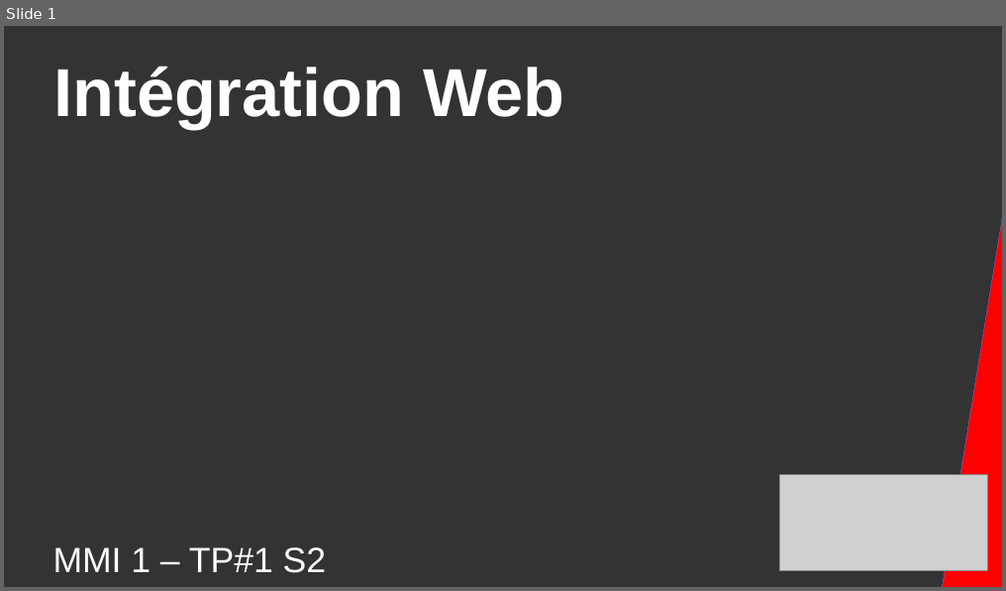
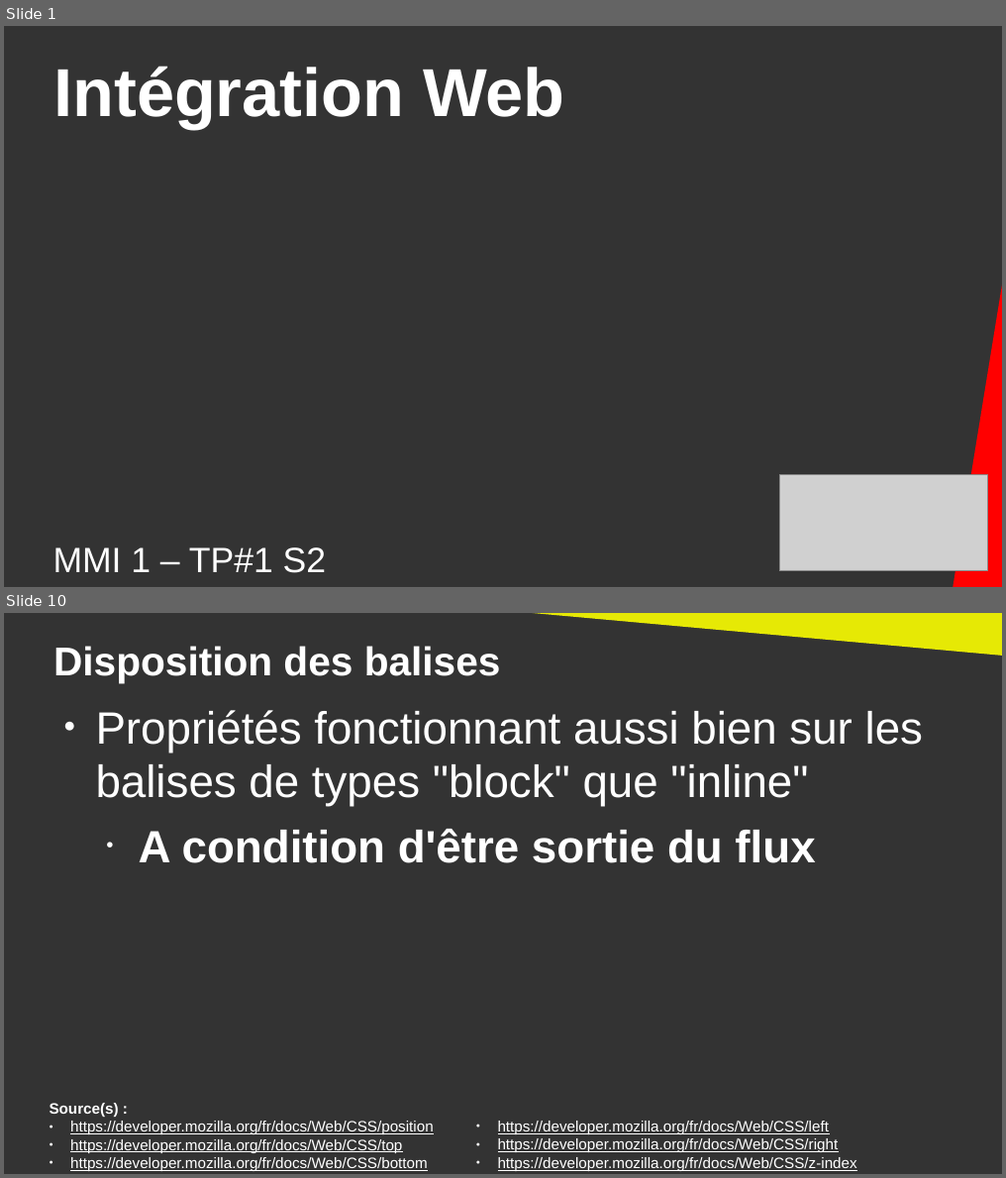
Before and after one commit to DanYellow/cours, a slide deck: integration-web-s2/travaux-pratiques/numero-1/presentation.odp. Shown one above the other, each under a label of ours: slide 1 before the commit, slides 1 and 10 after it; the slides between them are not shown. The pictures are 1006x591 and 1006x1178 pixels, drawn with LibreOffice and Linux fonts; fonts in the diff are those of the drawing; grey boxes stand for pictures. Boxes give left, top, right and bottom in pixels: in the first picture for what was removed or moved away, otherwise in the second. Text is boxed around its words. In the diff, an @@ line names an element or a change of style, - is before the commit and + after.

```diff
--- a/integration-web-s2/travaux-pratiques/numero-1/presentation.odp
+++ b/integration-web-s2/travaux-pratiques/numero-1/presentation.odp
@@ slide 10 added at (x1=4, y1=613, x2=1002, y2=1174), background #333333 @@
@@ right triangle added at (x1=488, y1=613, x2=1002, y2=656), fill #E6E905 @@
@@ title added at (x1=54, y1=646, x2=501, y2=682), 32 pt, text #FFFFFF, bold @@
+Disposition des balises
@@ text added at (x1=96, y1=710, x2=923, y2=863), 36 pt, text #FFFFFF @@
+● Propriétés fonctionnant aussi bien sur les balises de types "block" que "inline"
+  • A condition d'être sortie du flux
@@ text added at (x1=50, y1=1103, x2=434, y2=1171), 12 pt, text #FFFFFF, underline @@
+Source(s) :
+● https://developer.mozilla.org/fr/docs/Web/CSS/position
+● https://developer.mozilla.org/fr/docs/Web/CSS/top
+● https://developer.mozilla.org/fr/docs/Web/CSS/bottom
@@ text added at (x1=498, y1=1121, x2=857, y2=1171), 12 pt, text #FFFFFF, underline @@
+● https://developer.mozilla.org/fr/docs/Web/CSS/left
+● https://developer.mozilla.org/fr/docs/Web/CSS/right
+● https://developer.mozilla.org/fr/docs/Web/CSS/z-index
@@ slide 1 changed as well @@
@@ rectangle resized from (x1=936, y1=201, x2=1002, y2=587) to (x1=946, y1=202, x2=1002, y2=587) @@
@@ rectangle at (x1=946, y1=202, x2=1002, y2=587): outline #3465A4 0 pt to none @@
```
Also in this commit, not shown: 21 other slides added, 20 slides removed, 33 other files.
